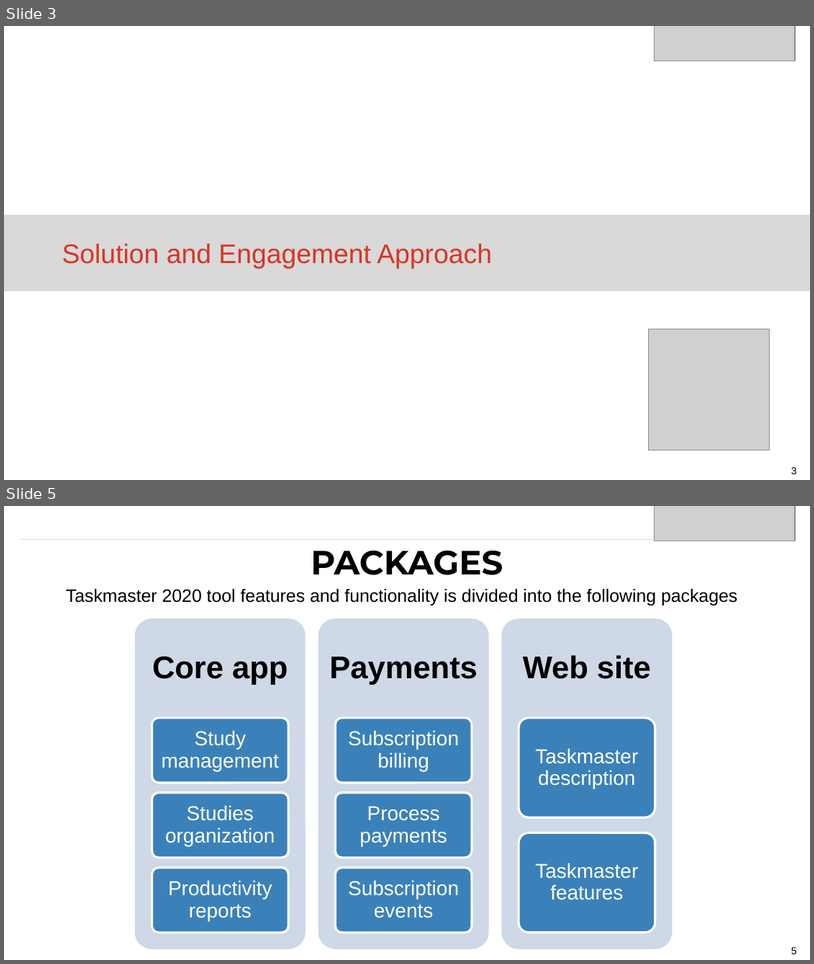
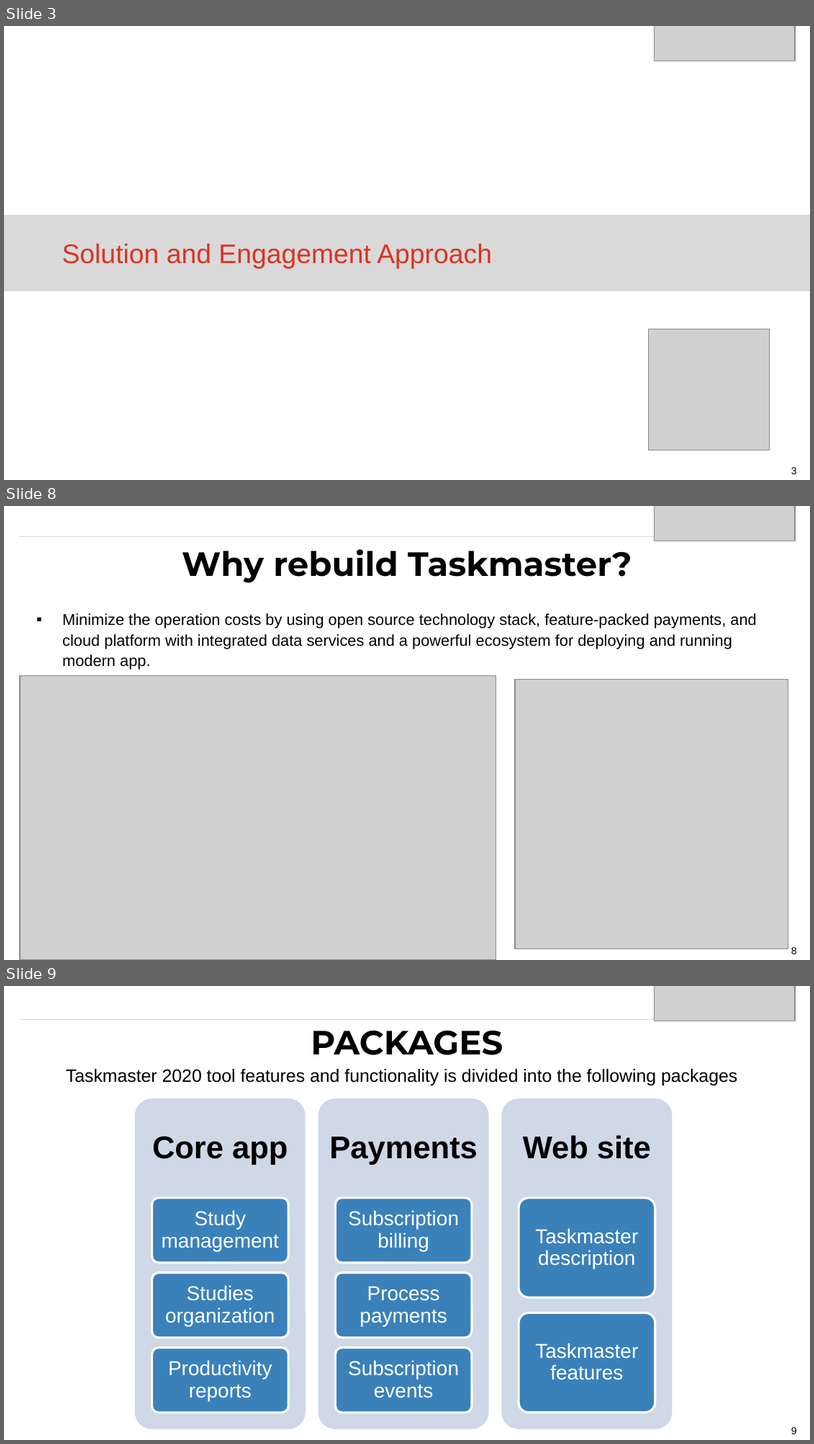
Before and after one commit to eaitbrahim/Taskmaster2020, a slide deck: WorkEstimate/Code Gate Proposal to Eisbrennerpg for Modapts App.pptx. Shown one above the other, each under a label of ours: slides 3 and 5 before the commit, slides 3, 8 and 9 after it; the slides between them are not shown. The pictures are 814x964 and 814x1444 pixels, drawn with LibreOffice and Linux fonts; fonts in the diff are those of the drawing; grey boxes stand for pictures. Boxes give left, top, right and bottom in pixels: in the first picture for what was removed or moved away, otherwise in the second. Text is boxed around its words. In the diff, an @@ line names an element or a change of style, - is before the commit and + after.

Commit message:
Adding more details
Arguments for rebuilding the app from scratch

```diff
--- a/WorkEstimate/Code Gate Proposal to Eisbrennerpg for Modapts App.pptx
+++ b/WorkEstimate/Code Gate Proposal to Eisbrennerpg for Modapts App.pptx
@@ slide 8 added at [4,506,810,960], background #FFFFFF; not listed: 1 template element that a slide beside it also shows @@
@@ picture added at [655,506,796,541] @@
@@ line added from (19, 537) to (795, 537), #D9D9D9 0.75 pt @@
@@ title added at [182,549,632,583], 30 pt, text #000000, bold @@
+Why rebuild Taskmaster?
@@ text added at [62,613,756,669], 14 pt, text #000000 @@
+▪ Minimize the operation costs by using open source technology stack, feature-packed payments, and cloud platform with integrated data services and a powerful ecosystem for deploying and running modern app.
@@ picture added at [20,675,496,959] @@
@@ picture added at [515,680,789,949] @@
@@ what was slide 5 is now slide 9 @@
@@ page number at [792,1427,797,1434]: text changed @@
-5
+9
```
Also in this commit, not shown: 1 slide changed, 3 other slides added.
